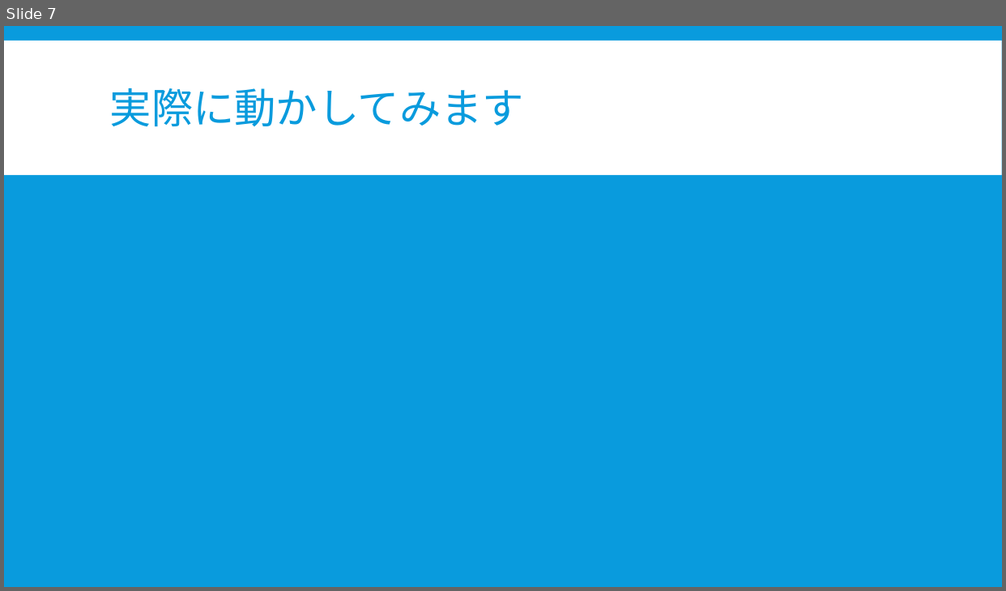
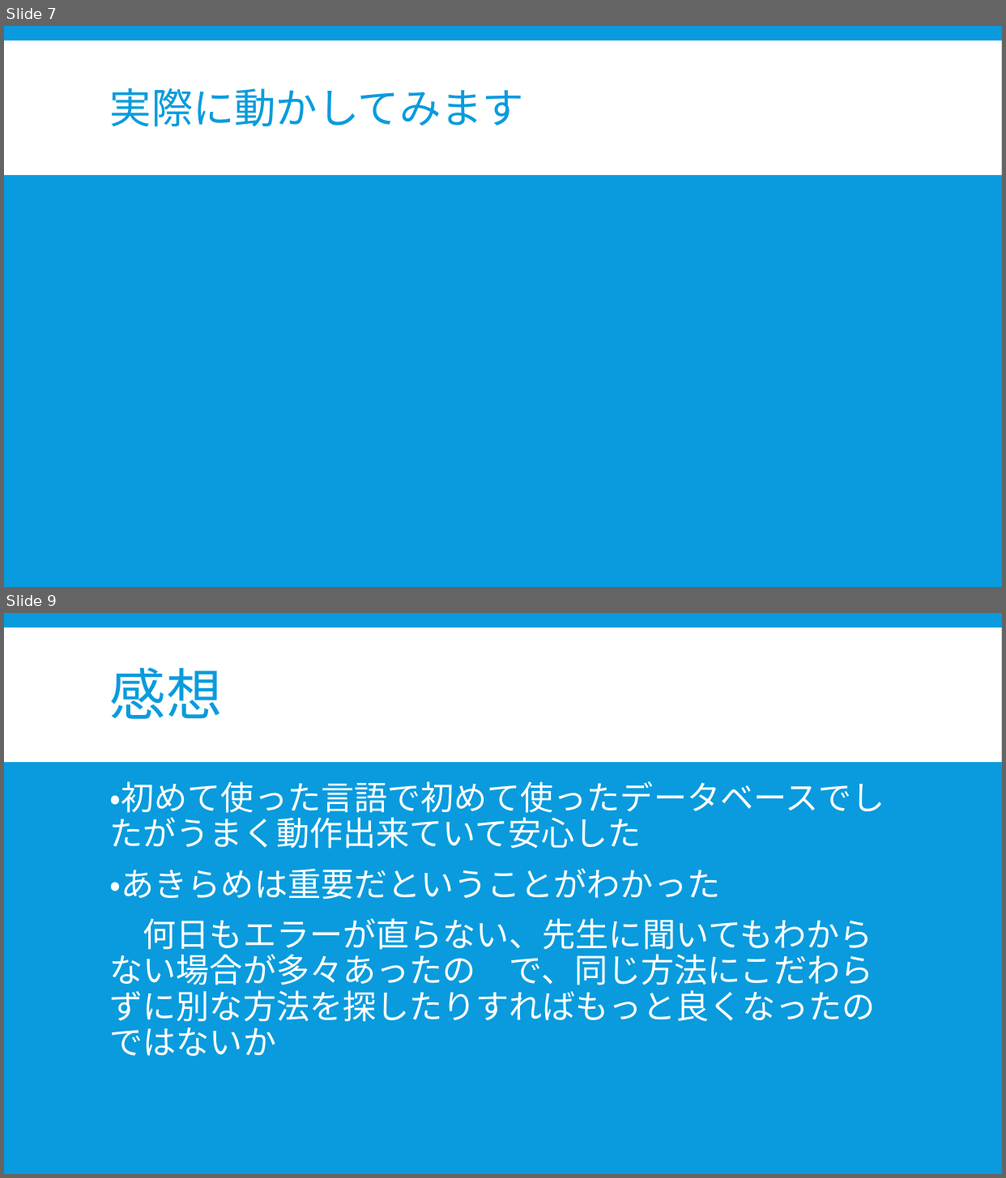
Before and after one commit to hanzawayuki/mobile, a slide deck: 金銭管理アプリ.pptx. Shown one above the other, each under a label of ours: slide 7 before the commit, slides 7 and 9 after it; the slides between them are not shown. The pictures are 1006x591 and 1006x1178 pixels, drawn with LibreOffice and Linux fonts; fonts in the diff are those of the drawing. Boxes give left, top, right and bottom in pixels: in the first picture for what was removed or moved away, otherwise in the second. Text is boxed around its words. In the diff, an @@ line names an element or a change of style, - is before the commit and + after.

Commit message:
今あげました。

```diff
--- a/金銭管理アプリ.pptx
+++ b/金銭管理アプリ.pptx
@@ slide 9 added at bbox=[4, 613, 1002, 1174], background #099BDD; not listed: 1 template element that a slide beside it also shows @@
@@ title added at bbox=[110, 667, 223, 719], 54 pt, text #099BDD @@
+感想
@@ text added at bbox=[110, 781, 885, 1056], 32 pt, text #FFFFFF @@
+・初めて使った言語で初めて使ったデータベースでしたがうまく動作出来ていて安心した
+・あきらめは重要だということがわかった
+何日もエラーが直らない、先生に聞いてもわからない場合が多々あったの で、同じ方法にこだわらずに別な方法を探したりすればもっと良くなったのではないか
```
Also in this commit, not shown: 1 slide changed, 1 other slide added.
